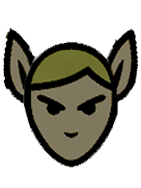
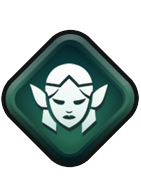
Before/after of a 141px x 188px layered artwork. What changed in the layer stack:
added layer "Lager 8" above "Lager 6" over bbox(0, 29, 140, 168)
hid "Lager 6" over bbox(3, 28, 37, 107)
hid "Lager 7" over bbox(106, 28, 139, 104)
hid "Lager 5" over bbox(22, 40, 119, 168)